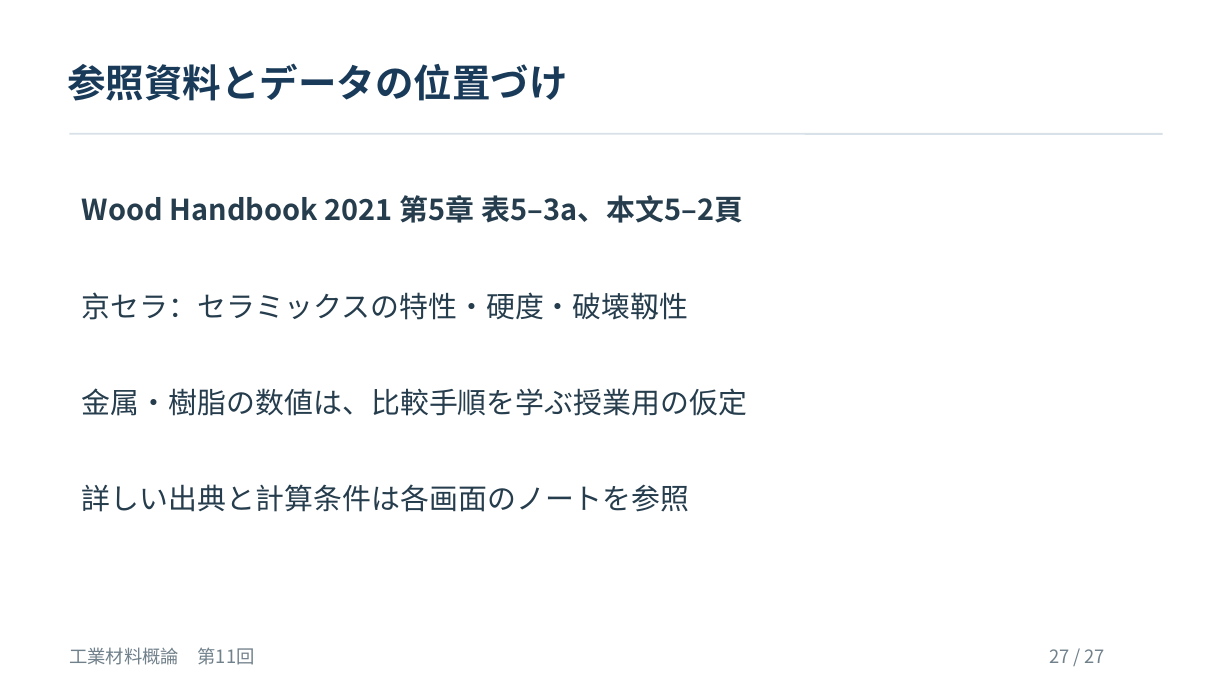
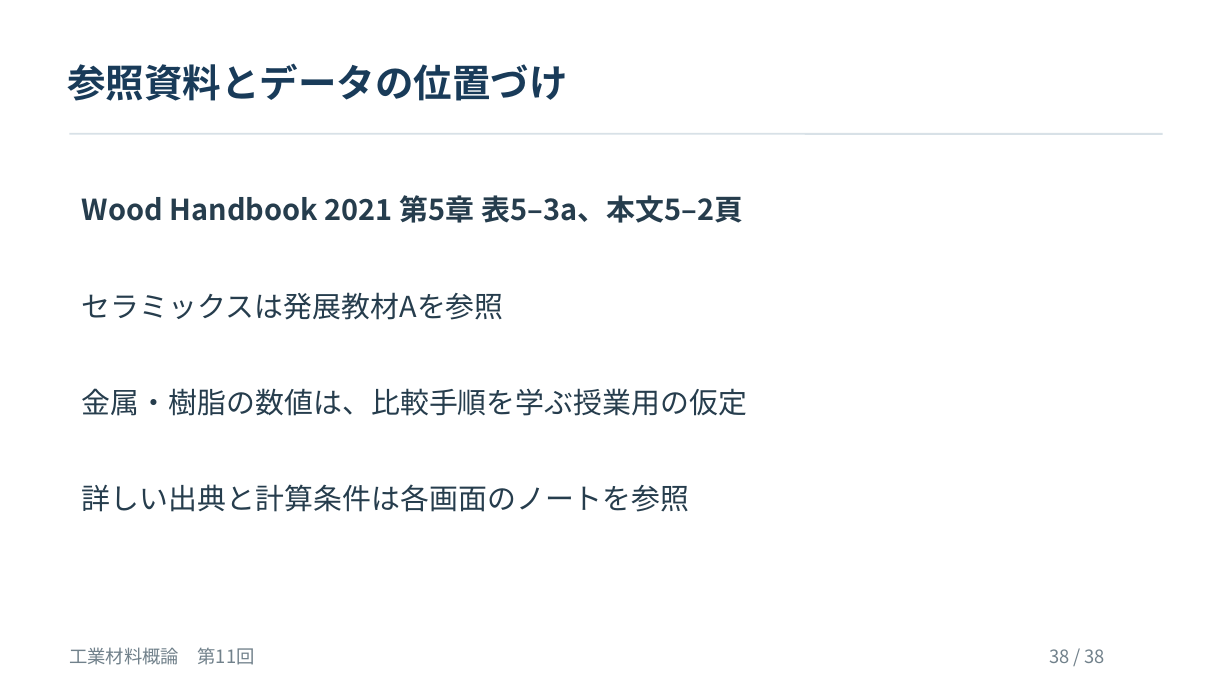
Before and after one commit to zooc-14calbp/industrial-materials-course, a slide deck: slide 38 of 学生用/第11回/11_授業スライド.pptx (slide 27 before the commit). Drawn at 1232x693 pixels with LibreOffice and Linux fonts; fonts in the diff are those of the drawing. Boxes give left, top, right and bottom in pixels: in the first picture for what was removed or moved away, otherwise in the second. Text is boxed around its words. In the diff, an @@ line names an element or a change of style, - is before the commit and + after.

```diff
--- a/学生用/第11回/11_授業スライド.pptx
+++ b/学生用/第11回/11_授業スライド.pptx
@@ text at [82,292,504,320]: text changed @@
-京セラ：セラミックスの特性・硬度・破壊靱性
+セラミックスは発展教材Aを参照
@@ text at [1049,649,1105,663]: text changed @@
-27 / 27
+38 / 38
```
Also in this commit, not shown: 23 other slides changed, 14 slides added, 3 slides removed, 9 other files.
